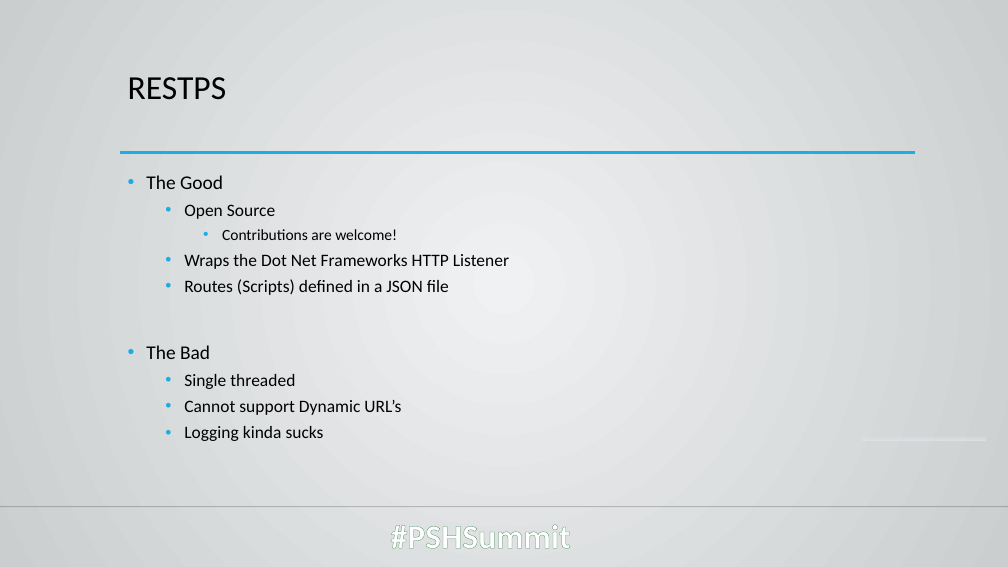
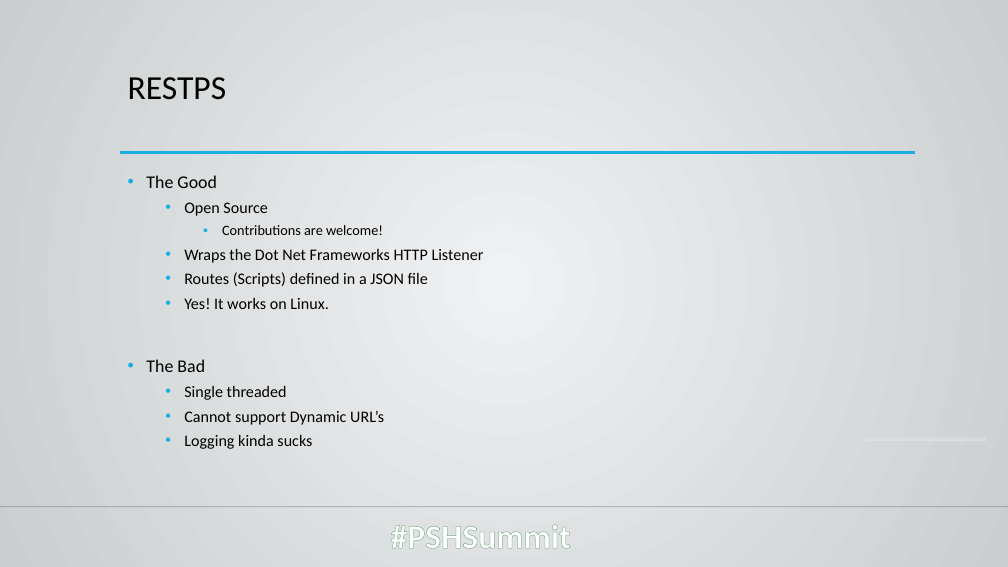
Before and after one commit to jpsider/Invoke-Automation, a slide deck: slide 5 of Powershell/PowerShellConference2022/Sider_PSConf_2022.pptx. Drawn at 1008x567 pixels with LibreOffice and Linux fonts; fonts in the diff are those of the drawing; background and template pictures are left out. Boxes give left, top, right and bottom in pixels: in the first picture for what was removed or moved away, otherwise in the second. Text is boxed around its words. In the diff, an @@ line names an element or a change of style, - is before the commit and + after.

```diff
--- a/Powershell/PowerShellConference2022/Sider_PSConf_2022.pptx
+++ b/Powershell/PowerShellConference2022/Sider_PSConf_2022.pptx
@@ text at [146, 175, 484, 449]: size 18.5 to 17 pt in "The Good", "The Bad"; size 16.6 to 15.3 pt in "Open Source", "Wraps the Dot Net Frameworks HTTP Listener", "Routes (Scripts) defined in a JSON file", "Single threaded" and 2 more places; size 14.8 to 13.6 pt in "Contributions are welcome!" @@
@@ text at [184, 298, 328, 309]: paragraph added @@
+  • Yes! It works on Linux.
```
Also in this commit, not shown: 3 other slides changed, 3 slides added, 4 slides removed, 2 other files.
